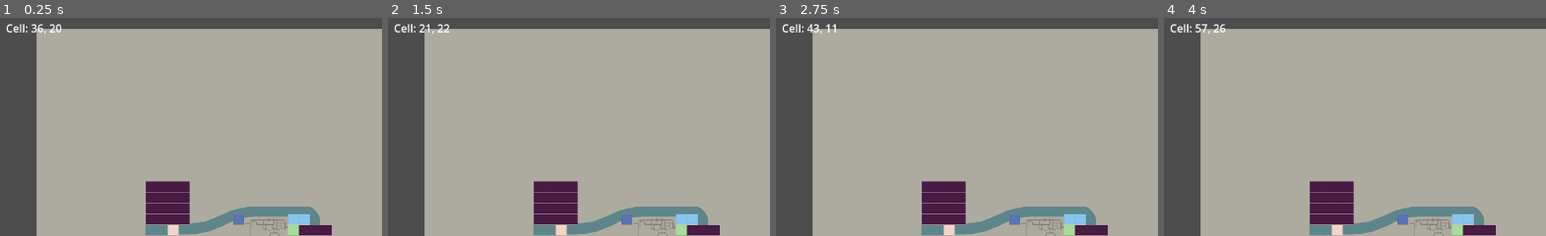
Above: before the commit, frames 1-4 (left to right).
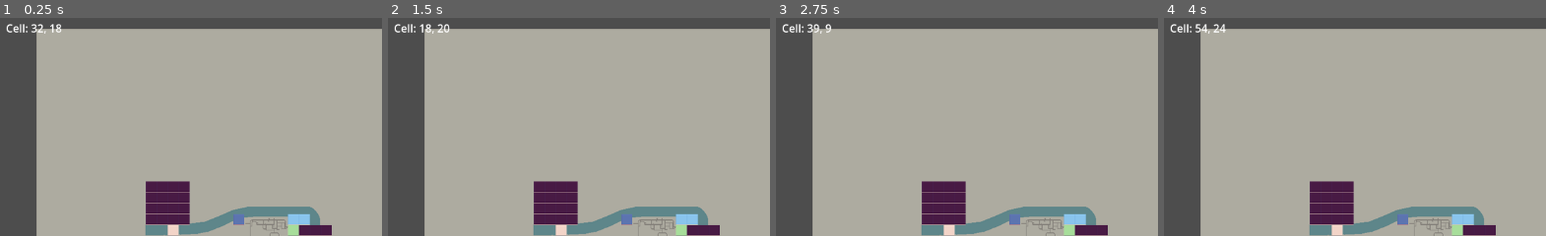
Above: after the commit, the same moments.

Repository: RakibRyan/is_this_cell_taken__project_zomboid_map_mod
Game: Godot game, scene res://zomboid41map.tscn
Same seed, same stepped clock (60 frames per second), same inputs: the game is played once before the commit and once after it.
Inputs (mouse positions are % of the whole screen's width and height, from its top left):
- Up to frame 1 (0.25 s): no input
- Up to frame 2 (1.5 s): tap Enter at 0.5 s; move the mouse to (7, 8) at 0.52 s; click (7, 8) at 0.67 s; tap Space at 1.25 s; move the mouse to (31, 55) at 1.27 s; click (31, 55) at 1.42 s
- Up to frame 3 (2.75 s): tap Enter at 2 s; move the mouse to (61, 27) at 2.02 s; click (61, 27) at 2.17 s
- Up to frame 4 (4 s): tap Space at 2.75 s; move the mouse to (46, 70) at 2.77 s; click (46, 70) at 2.92 s; tap Enter at 3.5 s; move the mouse to (82, 65) at 3.52 s; click (82, 65) at 3.67 s
The pictures show only the part of the screen within x 0-50%, y 0-50%; the shares and areas given below are measured in that part.

The runs differ from the first frame. In frame 1, 0.1% of the frame differs, in the area x 9-17%, y 2-7%; in frame 2, 0.1%; in frame 3, 0.1%, in the area x 7-16%, y 2-7%; in frame 4, less than 0.1%.

Commit message:
fixed cell mapping bug

Diff:
--- a/Camera2D.gd
+++ b/Camera2D.gd
@@ -3,15 +3,17 @@
 var zoom_min = Vector2(.2,.2)
 var zoom_max = Vector2(2,2)
 var zoom_speed = Vector2(.2,.2)
-
+var current_zoom
 func _input(event):
 	if event is InputEventMouseButton:
 		if event.is_pressed():
 			if event.button_index == MOUSE_BUTTON_WHEEL_DOWN:
 				if zoom > zoom_min:
+#					print(zoom) #Debug
 					zoom -= zoom_speed
 			if event.button_index == MOUSE_BUTTON_WHEEL_UP:
 				if zoom < zoom_max:
+#					print(zoom) #Debug
 					zoom += zoom_speed
 	pass
 
--- a/coordinate.gd
+++ b/coordinate.gd
@@ -1,27 +1,25 @@
 extends RichTextLabel
+
 @onready var world_map = $"../../.."
 @onready var coordinate = $"."
+@onready var camera2d = $"../"
+
+func cursor_coordinate():
+	print(camera2d.scale)
+	var mouse_pos = get_global_mouse_position()
+#	print(mouse_pos) #Debug
+	var tile_mouse_pos = world_map.local_to_map(world_map.get_local_mouse_position())  #world_map.local_to_map(mouse_pos )
+#	print(tile_mouse_pos) #Debug
+	coordinate.text = "Cell: " + str(tile_mouse_pos.x) + ", " + str(tile_mouse_pos.y)
+	pass
 
 
-func cursor_coordinate():
-	var mouse_pos = get_global_mouse_position()
-	print(mouse_pos)
-	var tile_mouse_pos = world_map.local_to_map(mouse_pos)
-#	var tile_mouse_pos = parent.local_to_map(mouse_pos)
-	print(tile_mouse_pos)
-#	var str_test = var_to_str(tile_mouse_pos)
-#	print(str_test)
-	coordinate.text = "Cell: " + str(tile_mouse_pos.x) + ", " + str(tile_mouse_pos.y)
-	pass
-#
-#
 ## Called when the node enters the scene tree for the first time.
 func _ready():
-	pass # Replace with function body.
-#
+	pass
 
 ## Called every frame. 'delta' is the elapsed time since the previous frame.
 func _process(delta):
-	print(get_global_mouse_position())
+#	print(get_global_mouse_position()) #Debug
 	cursor_coordinate()
 	pass
--- a/world.gd
+++ b/world.gd
@@ -4,16 +4,6 @@
 @export var world_map : TileMap
 
 var Build41map_layer = -1
-
-#func cursor_coordinate():
-#	var mouse_pos = get_global_mouse_position()
-#	print(mouse_pos)
-#	var tile_mouse_pos = world_map.local_to_map(mouse_pos)
-#	print(tile_mouse_pos)
-#	var str_test = var_to_str(tile_mouse_pos)
-#	print(str_test)
-#	$coordinate.text = "Cell: " + str(tile_mouse_pos.x) + ", " + str(tile_mouse_pos.y)
-#	pass
 
 # Called when the node enters the scene tree for the first time.
 func _ready():
Not shown, changed: README.md
